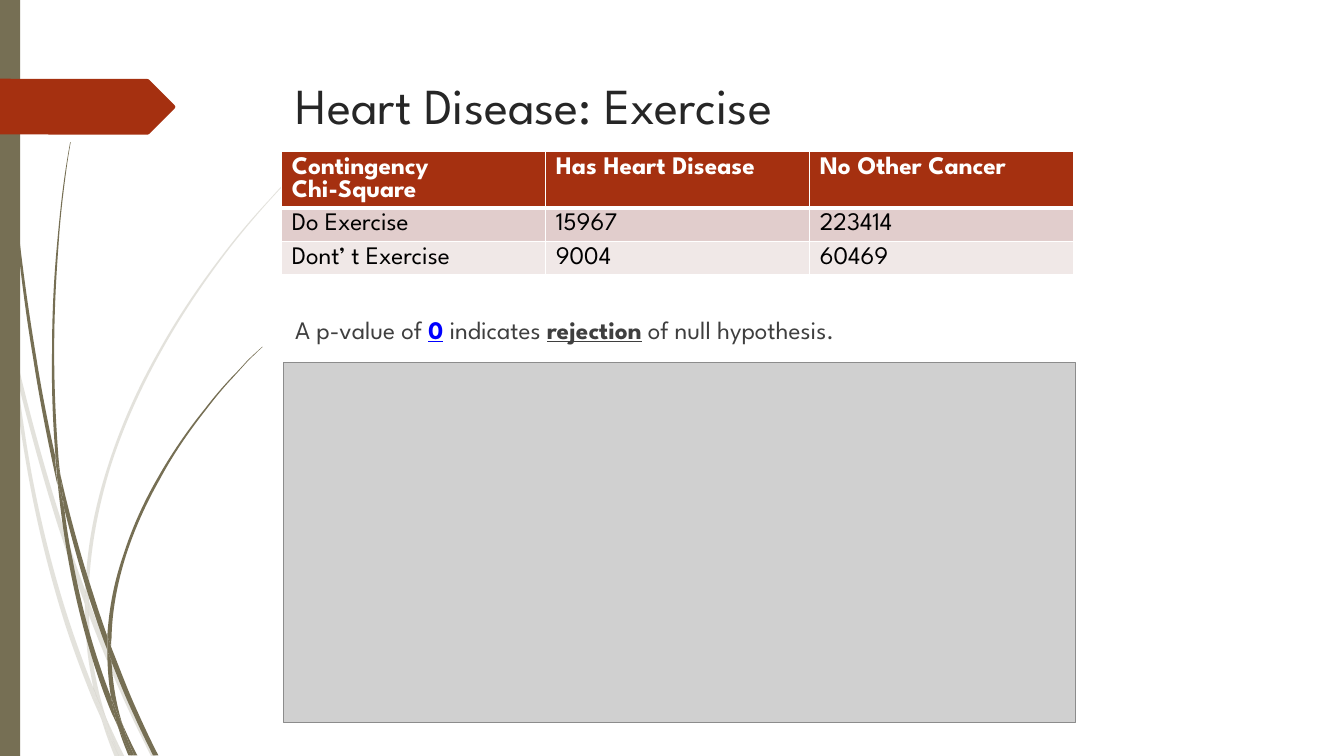
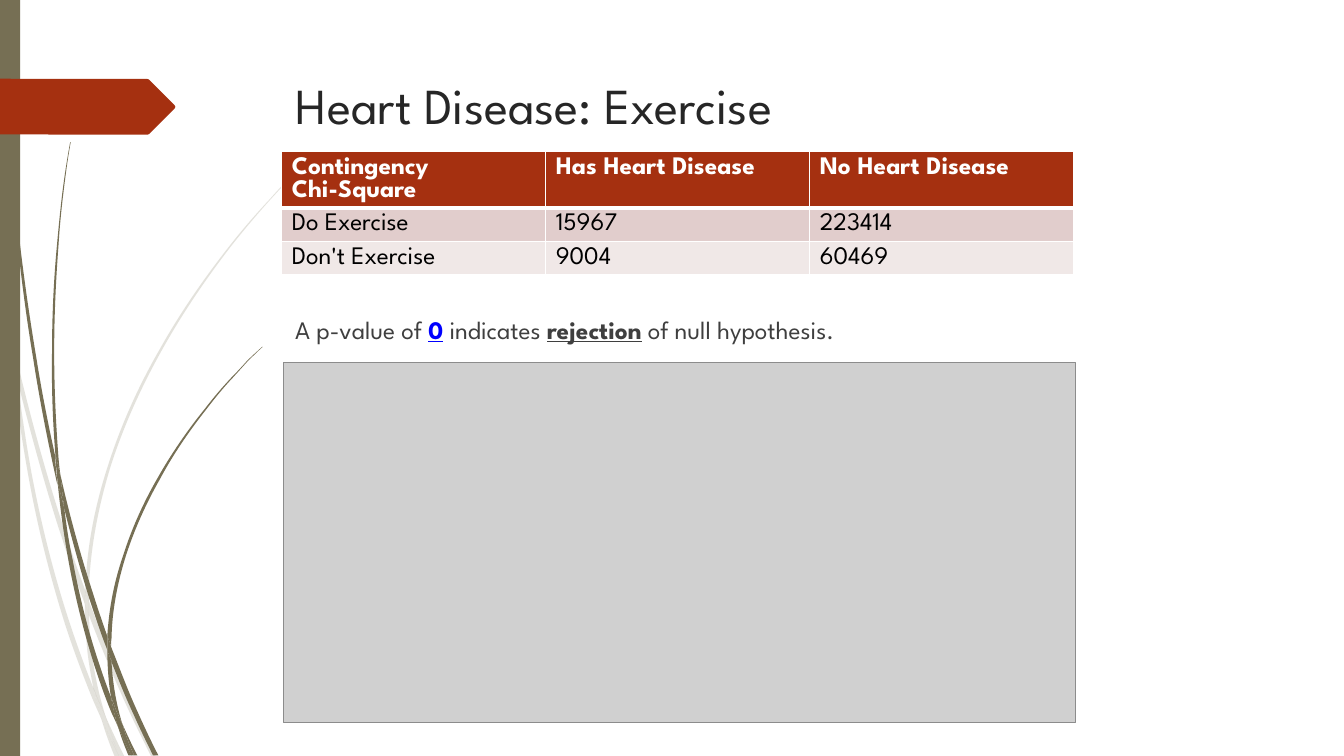
Before and after one commit to jeffrey1008x/Project1Team5, a slide deck: slide 31 of Analysis of Selected Health Issues (Light).pptx (slide 40 before the commit). Drawn at 1344x756 pixels with LibreOffice and Linux fonts; fonts in the diff are those of the drawing; grey boxes stand for pictures; background and template pictures are left out. Boxes give left, top, right and bottom in pixels: in the first picture for what was removed or moved away, otherwise in the second. Text is boxed around its words. In the diff, an @@ line names an element or a change of style, - is before the commit and + after.

```diff
--- a/Analysis of Selected Health Issues (Light).pptx
+++ b/Analysis of Selected Health Issues (Light).pptx
@@ table at <box>282,151,1075,482</box> @@
-row 1, column 3: No Other Cancer
+row 1, column 3: No Heart Disease
-row 3, column 1: Dont’ t Exercise
+row 3, column 1: Don't Exercise
```
Also in this commit, not shown: 10 other slides changed, 5 slides added, 14 slides removed, 1 other file.
